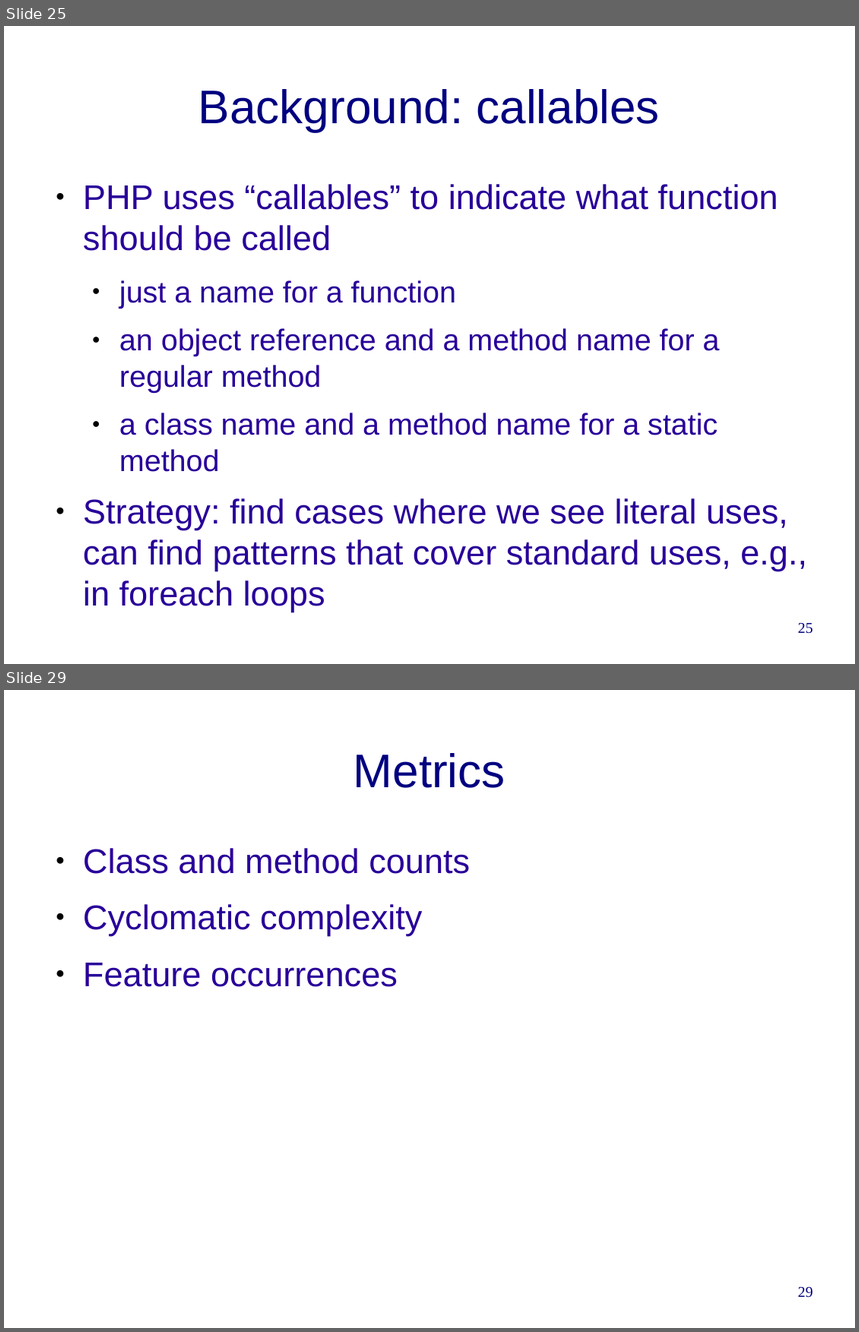
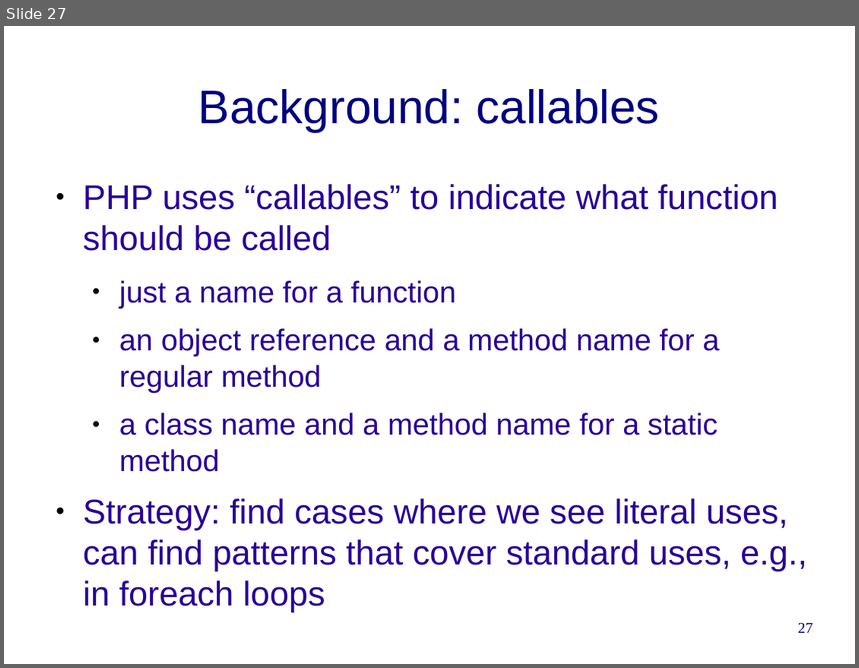
Before and after one commit to cwi-swat/rascal-course-pldi-2015, a slide deck: presentations/PHP-analysis.odp. Shown one above the other, each under a label of ours: slides 25 and 29 before the commit, slide 27 after it; the slides between them are not shown. The pictures are 859x1332 and 859x668 pixels, drawn with LibreOffice and Linux fonts; fonts in the diff are those of the drawing; background and template pictures are left out. Boxes give left, top, right and bottom in pixels: in the first picture for what was removed or moved away, otherwise in the second. Text is boxed around its words. In the diff, an @@ line names an element or a change of style, - is before the commit and + after.

```diff
--- a/presentations/PHP-analysis.odp
+++ b/presentations/PHP-analysis.odp
@@ slide 29 removed at (4,690,855,1328), background #FFFFFF @@
@@ title removed at (354,753,506,788) @@
-Metrics
@@ text removed at (83,848,470,987) @@
-● Class and method counts
-● Cyclomatic complexity
-● Feature occurrences
@@ page number removed at (798,1287,813,1298) @@
-29
@@ what was slide 25 is now slide 27 @@
@@ page number at (798,623,813,633): text changed @@
-25
+27
```
Also in this commit, not shown: 8 slides changed, 3 slides added, 3 other slides removed.
